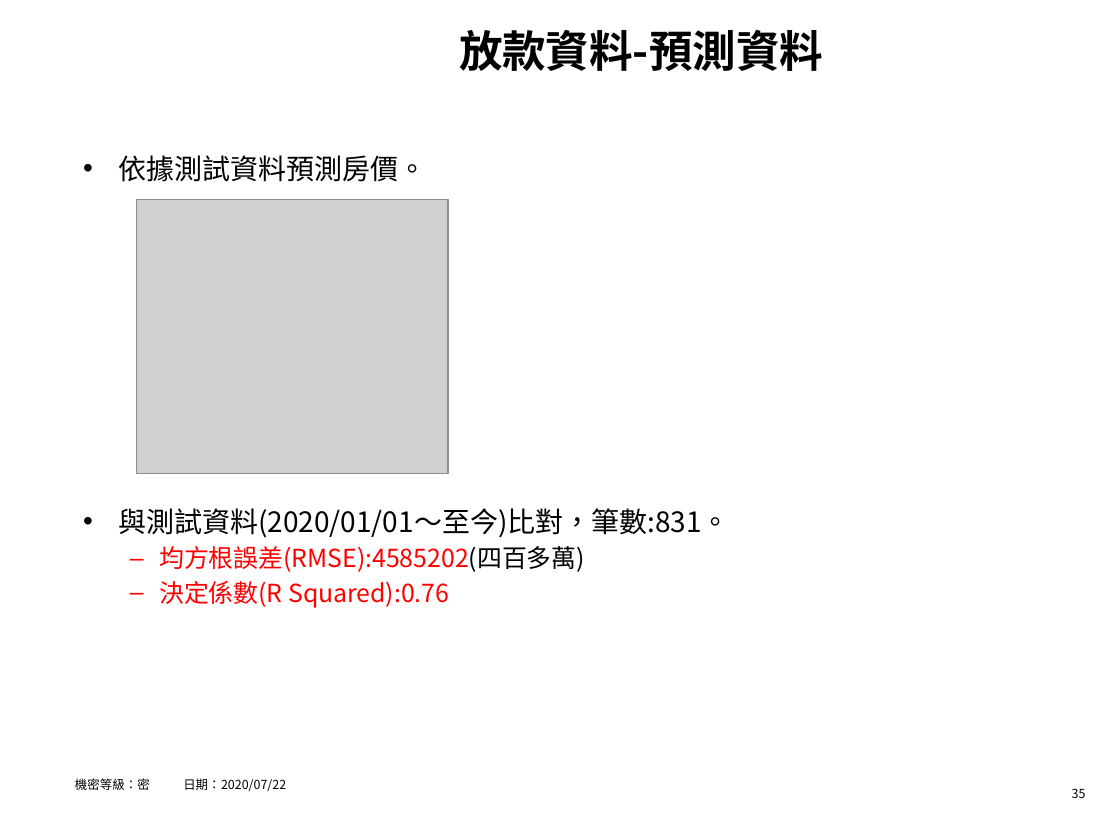
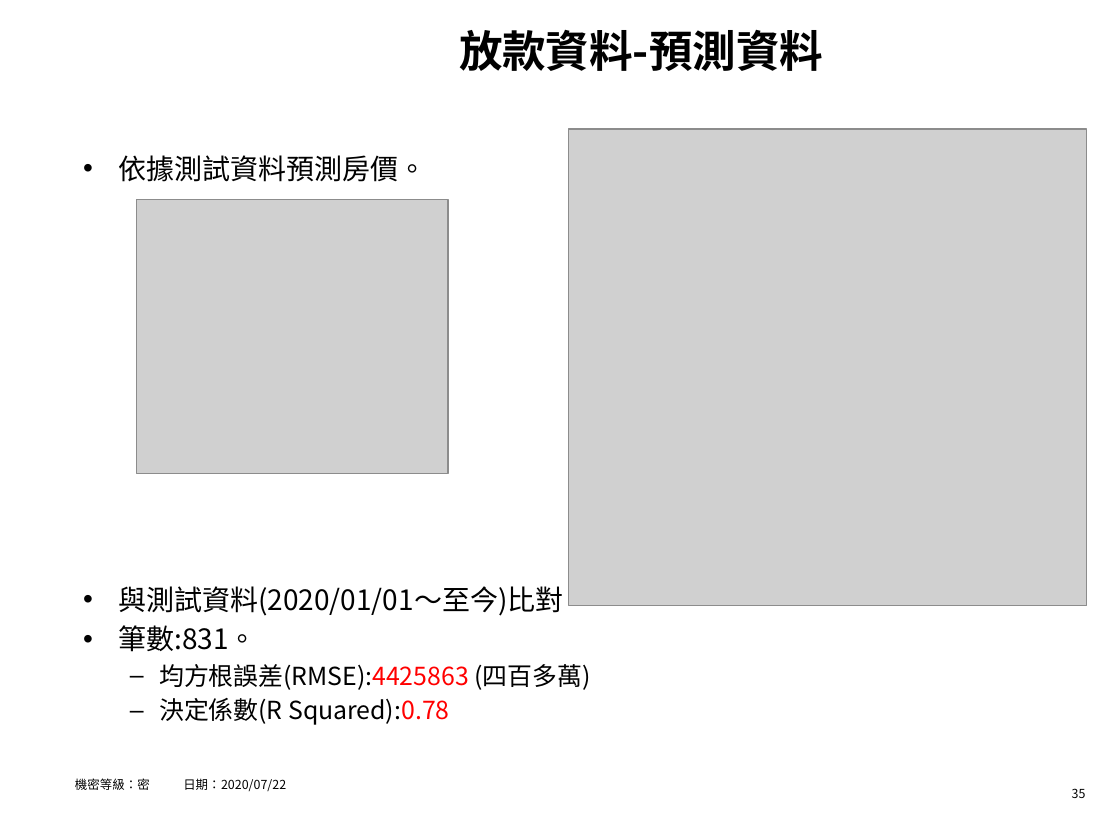
Before and after one commit to hrne/FINAL_REPORT, a slide deck: slide 35 of AI_Report/AI應用-不動產價格預測.pptx. Drawn at 1120x840 pixels with LibreOffice and Linux fonts; fonts in the diff are those of the drawing; grey boxes stand for pictures; background and template pictures are left out. Boxes give left, top, right and bottom in pixels: in the first picture for what was removed or moved away, otherwise in the second. Text is boxed around its words. In the diff, an @@ line names an element or a change of style, - is before the commit and + after.

```diff
--- a/AI_Report/AI應用-不動產價格預測.pptx
+++ b/AI_Report/AI應用-不動產價格預測.pptx
@@ picture added at (569,129,1088,606) @@
@@ text at (118,586,591,725): text changed; text colour #FF0000 to #000000 @@
-• 與測試資料(2020/01/01～至今)比對，筆數:831。
-  – 均方根誤差(RMSE):4585202(四百多萬)
-  – 決定係數(R Squared):0.76
+• 與測試資料(2020/01/01～至今)比對
+• 筆數:831。
+  – 均方根誤差(RMSE):4425863 (四百多萬)
+  – 決定係數(R Squared):0.78
```
Also in this commit, not shown: 5 other slides changed.
